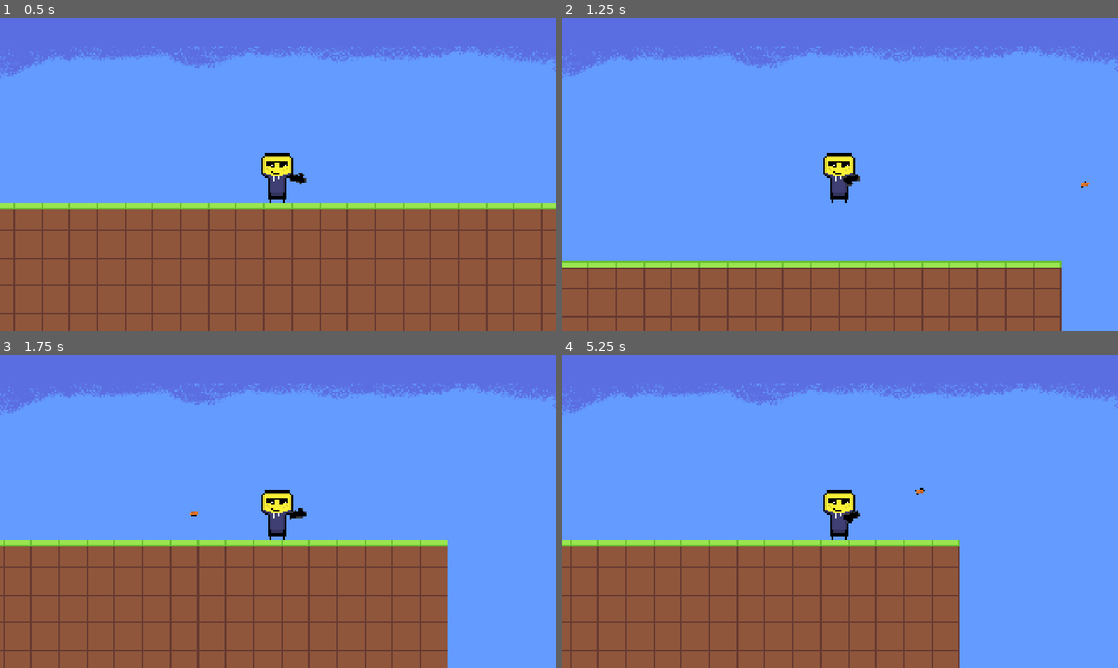
Above: before the commit, frames 1-4 (two rows, left to right).
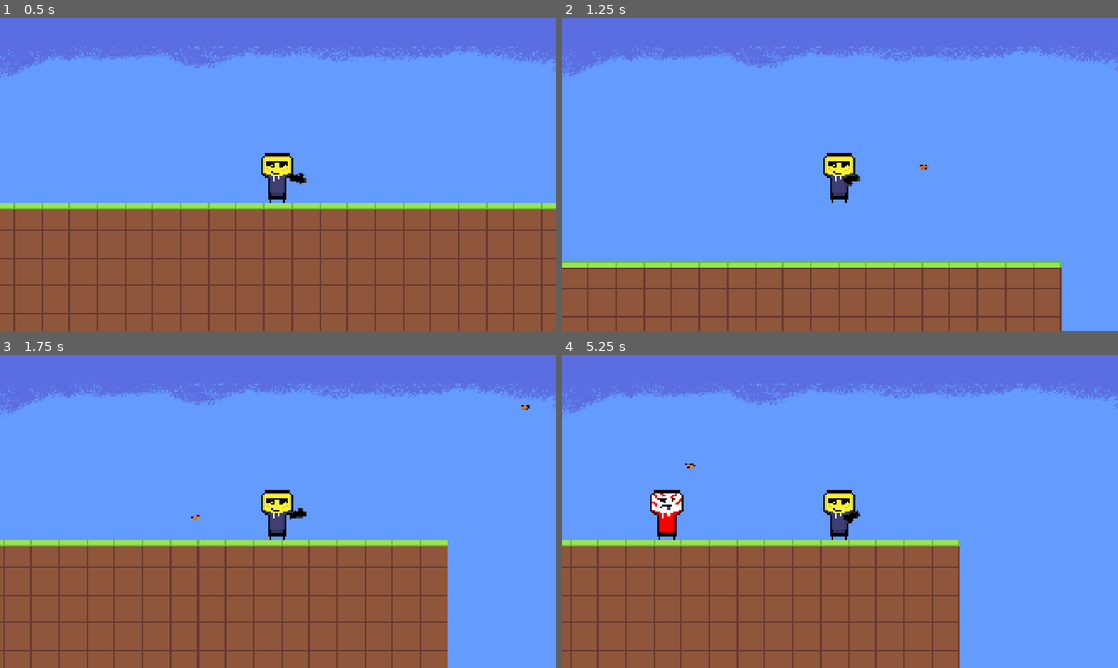
Above: after the commit, the same moments.

Repository: benjitran2009/rapidPlatformer
Game: Godot game, scene res://main.tscn
The game is run twice, just before and just after one commit, with the same random seed, the same clock (stepped at 60 frames per second) and the same inputs.
Inputs (mouse positions are in pixels of both pictures, inside the frame that each line leads up to):
- Up to frame 1 (0.5 s): no input
- Up to frame 2 (1.25 s): tap Enter (ui_accept) at 0.5 s; move the mouse to (962, 158) at 0.52 s; press the mouse at (962, 158) at 0.53 s; hold D (right) from 0.53 s (still down); tap Space (jump) at 0.77, 0.8, 1.07 s
- Up to frame 3 (1.75 s): keep holding D (right); move the mouse to (166, 527) at 1.27 s; release the mouse at (166, 527) at 1.28 s; tap Space (jump) at 1.35, 1.52 s; click (166, 527) at 1.55 s
- Up to frame 4 (5.25 s): tap Space (jump) at 1.82, 2.3, 3.02, 3.32, 3.6, 3.77, 4.07, 4.52, 4.82 s; move the mouse to (895, 442) at 2.02 s; release D (right) at 2.03 s; press the mouse at (895, 442) at 2.03 s; hold A (left) 2.03-2.78 s; move the mouse to (812, 574) at 2.77 s; release the mouse at (812, 574) at 2.78 s; hold D (right) 2.78-4.28 s; click (812, 574) at 2.85 s; move the mouse to (1006, 558) at 3.52 s; move the mouse to (673, 464) at 4.27 s; hold A (left) 4.28-5.03 s; click (673, 464) at 4.35 s; move the mouse to (867, 511) at 5.02 s; press the mouse at (867, 511) at 5.03 s; hold D (right) from 5.03 s (still down)

Frame 1 is identical in both runs. In frame 2, less than 0.1% of the frame differs, in the area x 64-95%, y 46-55%; in frame 3, less than 0.1%; in frame 4, 0.7%, in the area x 15-66%, y 34-60%.
Error after the commit: Invalid access to property or key 'position' on a base object of type 'Transform2D'. (res://scripts/Main.gd:10)

Commit message:
uonuiyuib

Diff:
--- a/main.tscn
+++ b/main.tscn
@@ -1,49 +1,15 @@
 [gd_scene format=4 uid="uid://db3x6hhv5s5yi"]
 
+[ext_resource type="Script" uid="uid://r1rjjvs121jh" path="res://scripts/Main.gd" id="1_5vw27"]
 [ext_resource type="Texture2D" uid="uid://41s7g2ecrqa8" path="res://assets/background.png" id="1_7mycd"]
+[ext_resource type="Script" uid="uid://k5pi11b3816e" path="res://scripts/Player.gd" id="2_0xm2m"]
+[ext_resource type="PackedScene" uid="uid://bb5s5ndywjsyj" path="res://enemy.tscn" id="2_4c57u"]
 [ext_resource type="Texture2D" uid="uid://diirwybw2yo0t" path="res://assets/player1sprite.png" id="2_h2yge"]
 [ext_resource type="Texture2D" uid="uid://dj2l6o7whj72s" path="res://assets/grass_block.png" id="3_h2yge"]
 [ext_resource type="Texture2D" uid="uid://blij4mpsl2dw7" path="res://assets/gunpistol.png" id="3_lquwl"]
 [ext_resource type="Script" uid="uid://ddemv4w4g2qou" path="res://scripts/Gun.gd" id="4_7mycd"]
 [ext_resource type="Texture2D" uid="uid://bomtba02dhjfs" path="res://assets/dirt_block.png" id="8_4c57u"]
 [ext_resource type="PackedScene" uid="uid://7khkwnmwdtu6" path="res://bullet.tscn" id="8_5vw27"]
-
-[sub_resource type="GDScript" id="GDScript_272bh"]
-script/source = "extends CharacterBody2D
-
-@export var Bullet: PackedScene
-@export var Enemy: PackedScene
-var run_speed = 350
-var jump_speed = -1000
-var gravity = 2500
-
-func shoot():
-	var b = Bullet.instantiate()
-	owner.add_child(b)
-	b.transform = $Gun/Muzzle.global_transform
-
-func get_input():
-	velocity.x = 0
-	var right = Input.is_action_pressed('right')
-	var left = Input.is_action_pressed('left')
-	var jump = Input.is_action_just_pressed('jump')
-	var shootPressed = Input.is_action_just_pressed('shoot')
-
-	if is_on_floor() and jump:
-		velocity.y = jump_speed
-	if right:
-		velocity.x += run_speed
-	if left:
-		velocity.x -= run_speed
-	if shootPressed:
-		shoot()
-
-
-func _physics_process(delta):
-	velocity.y += gravity * delta
-	get_input()
-	move_and_slide()
-"
 
 [sub_resource type="RectangleShape2D" id="RectangleShape2D_vslkb"]
 size = Vector2(114, 168)
@@ -107,34 +73,38 @@
 sources/0 = SubResource("TileSetAtlasSource_1bvp3")
 sources/2 = SubResource("TileSetAtlasSource_efxa6")
 
-[node name="Node2D" type="Node2D" unique_id=108175614]
+[node name="Node2D" type="Node2D" unique_id=108175614 node_paths=PackedStringArray("EnemyTimer")]
+script = ExtResource("1_5vw27")
+EnemyTimer = NodePath("Enemy")
+Enemy = ExtResource("2_4c57u")
 
-[node name="CharacterBody2D" type="CharacterBody2D" parent="." unique_id=206353117]
-script = SubResource("GDScript_272bh")
+[node name="Player" type="CharacterBody2D" parent="." unique_id=206353117 node_paths=PackedStringArray("ShootingTimer")]
+script = ExtResource("2_0xm2m")
 Bullet = ExtResource("8_5vw27")
+ShootingTimer = NodePath("../Shooting")
 
-[node name="CollisionShape2D" type="CollisionShape2D" parent="CharacterBody2D" unique_id=200209654]
+[node name="CollisionShape2D" type="CollisionShape2D" parent="Player" unique_id=200209654]
 position = Vector2(-3, 12)
 shape = SubResource("RectangleShape2D_vslkb")
 
-[node name="Camera2D" type="Camera2D" parent="CharacterBody2D" unique_id=747385512]
+[node name="Camera2D" type="Camera2D" parent="Player" unique_id=747385512]
 
-[node name="Sprite2D" type="Sprite2D" parent="CharacterBody2D/Camera2D" unique_id=964695043]
+[node name="Sprite2D" type="Sprite2D" parent="Player/Camera2D" unique_id=964695043]
 texture = ExtResource("1_7mycd")
 
-[node name="Player" type="Sprite2D" parent="CharacterBody2D" unique_id=1407473596]
+[node name="Player" type="Sprite2D" parent="Player" unique_id=1407473596]
 texture_filter = 1
 scale = Vector2(6, 6)
 texture = ExtResource("2_h2yge")
 
-[node name="Gun" type="Sprite2D" parent="CharacterBody2D" unique_id=401104102]
+[node name="Gun" type="Sprite2D" parent="Player" unique_id=401104102]
 texture_filter = 1
 position = Vector2(53, 12)
 scale = Vector2(2, 2)
 texture = ExtResource("3_lquwl")
 script = ExtResource("4_7mycd")
 
-[node name="Muzzle" type="Marker2D" parent="CharacterBody2D/Gun" unique_id=1563794687]
+[node name="Muzzle" type="Marker2D" parent="Player/Gun" unique_id=1563794687]
 position = Vector2(7, 0)
 
 [node name="TileMapLayer" type="TileMapLayer" parent="." unique_id=720001748]
@@ -142,3 +112,11 @@
 scale = Vector2(1.5, 1.5)
 tile_map_data = PackedByteArray("AADy/wQAAAAAAAAAAADy/wUAAAAAAAEAAADy/wYAAAAAAAIAAADy/wcAAAAAAAMAAADz/wQAAAABAAAAAADz/w …(26800 unchanged characters)…
 tile_set = SubResource("TileSet_vslkb")
+
+[node name="Enemy" type="Timer" parent="." unique_id=1817565994]
+
+[node name="Shooting" type="Timer" parent="." unique_id=343595614]
+wait_time = 0.5
+
+[connection signal="timeout" from="Enemy" to="." method="_on_enemy_timeout"]
+[connection signal="timeout" from="Shooting" to="Player" method="_on_shooting_timeout"]
--- a/scripts/Gun.gd
+++ b/scripts/Gun.gd
@@ -1,12 +1,5 @@
 extends Sprite2D
 
-
-# Called when the node enters the scene tree for the first time.
-func _ready() -> void:
-	pass # Replace with function body.
-
-
-# Called every frame. 'delta' is the elapsed time since the previous frame.
 func _process(delta: float) -> void:
 	look_at(get_global_mouse_position())
 	pass
--- a/scripts/Main.gd
+++ b/scripts/Main.gd
@@ -1,11 +1,38 @@
 extends Node2D
 
+@export var EnemyTimer: Timer
+@export var Enemy: PackedScene
+@export var Cd: float = 5;
 
 # Called when the node enters the scene tree for the first time.
+
+func generatePosition(toChange: Transform2D) -> void:
+	var playerX = $Player.transform.position.x
+	var playerY = $Player.transform.position.y
+	var x = randi_range(20,240);
+	var y = randi_range(20,240);
+	var multX = 1 if randi_range(1,2)%2 else -1;
+	var multY = 1# if randi_range(1,2)%2 else -1;
+	#if positive:
+	toChange.x = playerX+(x*multX)
+	toChange.y = playerY+(y*multY)
+	#else:
+	#	return
+
 func _ready() -> void:
+	EnemyTimer.start(Cd)
 	pass # Replace with function body.
 
+func spawnEnemy():
+	var e: Node = Enemy.instantiate()
+	#var b = Bullet.instantiate()
+	add_child(e)
+	generatePosition(e.transform)#ector2()
+	#$CharacterBody2D.global_transform
+	#owner.add_child(b)
+	pass
 
-# Called every frame. 'delta' is the elapsed time since the previous frame.
-func _process(delta: float) -> void:
-	pass
+func _on_enemy_timeout() -> void:
+	spawnEnemy()
+	EnemyTimer.start(Cd)
+	pass # Replace with function body.
--- a/scripts/Player.gd
+++ b/scripts/Player.gd
@@ -1,6 +1,9 @@
 extends CharacterBody2D
 
 @export var Bullet: PackedScene
+@export var Cd: float = 0.25
+@export var ShootingTimer: Timer
+
 var run_speed = 350
 var jump_speed = -1000
 var gravity = 2500
@@ -8,14 +11,14 @@
 func shoot():
 	var b = Bullet.instantiate()
 	owner.add_child(b)
-	b.transform = $Muzzle.transform
+	b.transform = $Gun/Muzzle.global_transform
 
 func get_input():
 	velocity.x = 0
 	var right = Input.is_action_pressed('right')
 	var left = Input.is_action_pressed('left')
 	var jump = Input.is_action_just_pressed('jump')
-	var shootPressed = Input.is_action_just_pressed('shoot')
+	var shootPressed = Input.is_action_pressed('shoot')
 
 	if is_on_floor() and jump:
 		velocity.y = jump_speed
@@ -23,11 +26,17 @@
 		velocity.x += run_speed
 	if left:
 		velocity.x -= run_speed
-	if shootPressed:
-		shoot()
+	if (shootPressed) and (not ShootingTimer.time_left > 0):
+		ShootingTimer.start(0.5)
 
 
 func _physics_process(delta):
 	velocity.y += gravity * delta
 	get_input()
 	move_and_slide()
+
+
+func _on_shooting_timeout() -> void:
+	shoot()
+	ShootingTimer.stop()
+	pass # Replace with function body.
